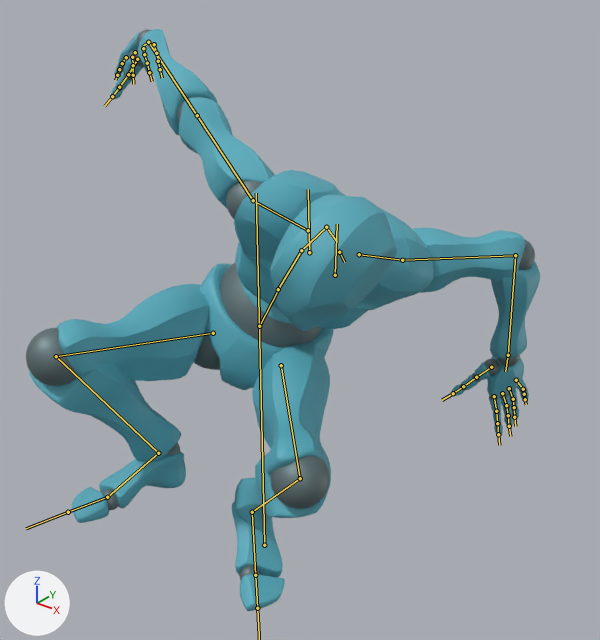
The glTF model animations/custom-locomotion-pack/custom-locomotion-pack.glb: old version first, new version second.
Both versions are drawn from a camera (50 mm lens) standing at (1.158, -0.397, 1.55) and looking at (-0.047, 1.109, 0.617). Lighting does not change. The marker at lower left points along +X, +Y and +Z. Both versions are drawn at frame 28 of the action 'Stumble Backwards'; the numbers are the values there. The bones that bend it are drawn over the model as lines.

In view in the first picture: 'Alpha_Joints', 'Alpha_Surface'.
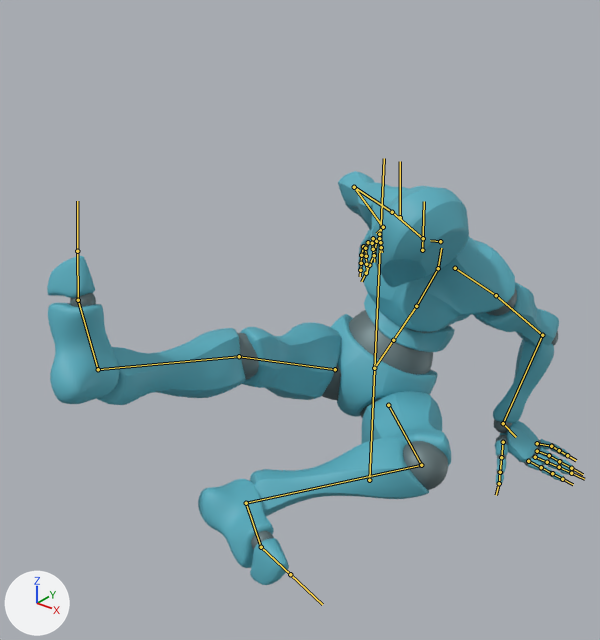
The edits, one by one:
Bone 'mixamorig:Root' (bone_mixamorig_root) moves from (-0.034, 0.0, -0.937) to (0.025, 0.0, -1.36).
Bone 'mixamorig:Hips' (bone_mixamorig_hips) moves from (0.0, -0.329, 0.0) to (0.0, -0.606, 0.0).
Bone 'mixamorig:Hips' (bone_mixamorig_hips) turns from (-25, 31, -32) to (-45, 12, -25) degrees about its own x, y and z.
Bone 'mixamorig:Spine' (bone_mixamorig_spine) turns from (18, 2, -1) to (15, -4, -2) degrees about its own x, y and z.
Bone 'mixamorig:Spine1' (bone_mixamorig_spine1) turns from (35, 4, -2) to (31, -6, -4) degrees about its own x, y and z.
Bone 'mixamorig:Spine2' (bone_mixamorig_spine2) turns from (35, 4, -2) to (31, -6, -4) degrees about its own x, y and z.
Bone 'mixamorig:Neck' (bone_mixamorig_neck) turns from (-4, -6, 10) to (33, 2, -9) degrees about its own x, y and z.
Bone 'mixamorig:Head' (bone_mixamorig_head) turns from (-29, -4, 28) to (-33, -2, 17) degrees about its own x, y and z.
Bone 'mixamorig:LeftShoulder' (bone_mixamorig_leftshoulder) turns from (24, 12, 8) to (10, 10, -2) degrees about its own x, y and z.
Bone 'mixamorig:LeftArm' (bone_mixamorig_leftarm) turns from (-14, -18, -27) to (48, 3, -23) degrees about its own x, y and z.
Bone 'mixamorig:LeftHand' (bone_mixamorig_lefthand) turns from (5, -13, -1) to (-54, -7, -39) degrees about its own x, y and z.
Bone 'mixamorig:LeftHandThumb1' (bone_mixamorig_lefthandthumb1) turns from (2, 0, 6) to (-7, 0, 28) degrees about its own x, y and z.
Bone 'mixamorig:LeftHandIndex1' (bone_mixamorig_lefthandindex1) turns from (-29, 11, 3) to (-29, 7, -4) degrees about its own x, y and z.
Bone 'mixamorig:LeftHandIndex2' (bone_mixamorig_lefthandindex2) turns from (8, 0, -1) to (2, 0, -1) degrees about its own x, y and z.
Bone 'mixamorig:LeftHandMiddle2' (bone_mixamorig_lefthandmiddle2) turns from (14, 0, 1) to (4, 0, 0) degrees about its own x, y and z.
Bone 'mixamorig:LeftHandRing2' (bone_mixamorig_lefthandring2) turns from (16, 0, 2) to (11, 0, 2) degrees about its own x, y and z.
Bone 'mixamorig:LeftHandPinky1' (bone_mixamorig_lefthandpinky1) turns from (-16, -11, -28) to (-20, -12, -28) degrees about its own x, y and z.
Bone 'mixamorig:RightShoulder' (bone_mixamorig_rightshoulder) turns from (1, -3, -8) to (7, -5, -10) degrees about its own x, y and z.
Bone 'mixamorig:RightArm' (bone_mixamorig_rightarm) turns from (65, -27, -12) to (104, -61, -87) degrees about its own x, y and z.
Bone 'mixamorig:RightForeArm' (bone_mixamorig_rightforearm) turns from (0, 0, 0) to (7, 4, -62) degrees about its own x, y and z.
Bone 'mixamorig:RightHand' (bone_mixamorig_righthand) turns from (10, 76, -35) to (-84, 56, -56) degrees about its own x, y and z.
Bone 'mixamorig:RightHandThumb1' (bone_mixamorig_righthandthumb1) turns from (3, 3, -8) to (8, 0, 0) degrees about its own x, y and z.
Bone 'mixamorig:RightHandThumb2' (bone_mixamorig_righthandthumb2) turns from (-7, -9, 1) to (-14, 2, 2) degrees about its own x, y and z.
Bone 'mixamorig:RightHandIndex1' (bone_mixamorig_righthandindex1) turns from (10, -6, -7) to (24, -1, -11) degrees about its own x, y and z.
Bone 'mixamorig:RightHandMiddle1' (bone_mixamorig_righthandmiddle1) turns from (7, 2, 2) to (12, 2, 0) degrees about its own x, y and z.
Bone 'mixamorig:RightHandRing1' (bone_mixamorig_righthandring1) turns from (19, 0, 13) to (14, 1, 13) degrees about its own x, y and z.
Bone 'mixamorig:RightHandPinky1' (bone_mixamorig_righthandpinky1) turns from (27, 2, 14) to (15, 2, 21) degrees about its own x, y and z.
Bone 'mixamorig:LeftUpLeg' (bone_mixamorig_leftupleg) turns from (79, -8, 22) to (94, -26, -41) degrees about its own x, y and z.
Bone 'mixamorig:LeftLeg' (bone_mixamorig_leftleg) turns from (-125, -8, 2) to (-86, -6, 0) degrees about its own x, y and z.
Bone 'mixamorig:LeftFoot' (bone_mixamorig_leftfoot) turns from (38, 6, 9) to (33, -26, -1) degrees about its own x, y and z.
Bone 'mixamorig:RightUpLeg' (bone_mixamorig_rightupleg) turns from (78, 46, 1) to (75, 29, 6) degrees about its own x, y and z.
Bone 'mixamorig:RightLeg' (bone_mixamorig_rightleg) turns from (-132, 12, 1) to (-7, 0, 0) degrees about its own x, y and z.
Bone 'mixamorig:RightFoot' (bone_mixamorig_rightfoot) turns from (35, 4, 0) to (3, 17, -10) degrees about its own x, y and z.
Bone 'mixamorig:RightToeBase' (bone_mixamorig_righttoebase) turns from (0, 1, -1) to (-7, 1, -1) degrees about its own x, y and z.

Location of each change, [x1, y1, x2, y2] in pixels of the pictures (600 x 640 px):
'Alpha_Surface', posed (29% shorter): before [29, 29, 540, 611]; after [47, 171, 573, 585]
'Alpha_Joints', posed: before [26, 30, 535, 580]; after [70, 245, 562, 549]
bone 'mixamorig:Root', root to tip: before (264, 545) to (256, 193); after (369, 480) to (384, 158)
bone 'mixamorig:Hips', root to tip: before (259, 326) to (278, 290); after (374, 368) to (394, 339)
bone 'mixamorig:Spine', root to tip: before (278, 289) to (301, 250); after (393, 340) to (416, 306)
bone 'mixamorig:Spine1', root to tip: before (301, 250) to (326, 227); after (416, 306) to (438, 268)
bone 'mixamorig:Spine2', root to tip: before (326, 227) to (337, 242); after (438, 268) to (441, 248)
bone 'mixamorig:Neck', root to tip: before (339, 252) to (344, 262); after (440, 241) to (430, 240)
bone 'mixamorig:Head', root to tip: before (335, 275) to (337, 224); after (422, 250) to (424, 201)
bone 'mixamorig:LeftShoulder', root to tip: before (359, 254) to (402, 260); after (455, 268) to (496, 295)
bone 'mixamorig:LeftArm', root to tip: before (402, 260) to (515, 255); after (496, 295) to (542, 335)
bone 'mixamorig:LeftHand', root to tip: before (508, 355) to (505, 371); after (503, 423) to (516, 437)
bone 'mixamorig:LeftHandThumb1', root to tip: before (491, 367) to (476, 377); after (503, 442) to (501, 457)
bone 'mixamorig:LeftHandIndex1', root to tip: before (494, 396) to (496, 411); after (528, 461) to (541, 467)
bone 'mixamorig:LeftHandIndex2', root to tip: before (496, 411) to (497, 423); after (541, 467) to (552, 473)
bone 'mixamorig:LeftHandMiddle2', root to tip: before (506, 405) to (508, 415); after (547, 462) to (559, 467)
bone 'mixamorig:LeftHandRing2', root to tip: before (513, 399) to (514, 407); after (549, 455) to (559, 461)
bone 'mixamorig:LeftHandPinky1', root to tip: before (516, 380) to (523, 389); after (537, 443) to (551, 446)
bone 'mixamorig:RightShoulder', root to tip: before (308, 230) to (253, 200); after (423, 238) to (392, 212)
bone 'mixamorig:RightArm', root to tip: before (253, 200) to (197, 115); after (392, 212) to (354, 187)
bone 'mixamorig:RightForeArm', root to tip: before (197, 115) to (148, 42); after (354, 187) to (383, 227)
bone 'mixamorig:RightHand', root to tip: before (148, 42) to (142, 46); after (383, 227) to (376, 233)
bone 'mixamorig:RightHandThumb1', root to tip: before (137, 59) to (128, 74); after (376, 241) to (374, 254)
bone 'mixamorig:RightHandThumb2', root to tip: before (128, 74) to (119, 87); after (374, 254) to (369, 265)
bone 'mixamorig:RightHandIndex1', root to tip: before (126, 57) to (122, 63); after (363, 246) to (361, 255)
bone 'mixamorig:RightHandMiddle1', root to tip: before (135, 52) to (132, 57); after (368, 242) to (365, 248)
bone 'mixamorig:RightHandRing1', root to tip: before (143, 48) to (144, 54); after (373, 238) to (372, 243)
bone 'mixamorig:RightHandPinky1', root to tip: before (154, 44) to (156, 53); after (379, 234) to (379, 238)
bone 'mixamorig:LeftUpLeg', root to tip: before (281, 365) to (300, 478); after (388, 405) to (421, 465)
bone 'mixamorig:LeftLeg', root to tip: before (300, 478) to (252, 512); after (421, 465) to (246, 503)
bone 'mixamorig:LeftFoot', root to tip: before (252, 512) to (255, 575); after (246, 503) to (261, 547)
bone 'mixamorig:RightUpLeg', root to tip: before (213, 333) to (56, 356); after (335, 369) to (239, 356)
bone 'mixamorig:RightLeg', root to tip: before (56, 356) to (158, 453); after (239, 356) to (98, 369)
bone 'mixamorig:RightFoot', root to tip: before (158, 453) to (107, 497); after (98, 369) to (78, 300)
bone 'mixamorig:RightToeBase', root to tip: before (107, 497) to (68, 512); after (78, 300) to (77, 251)
